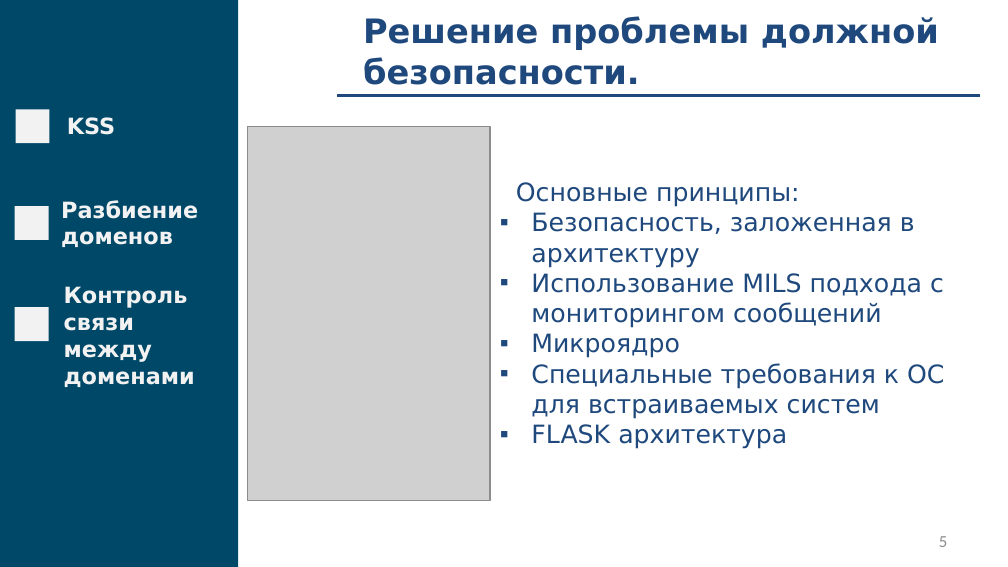
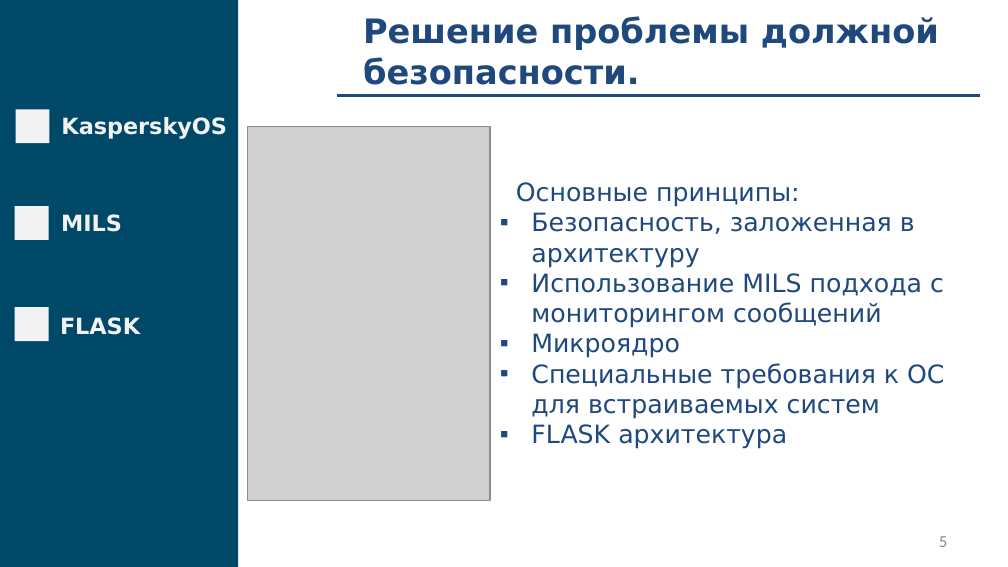
Before and after one commit to fanglores/Gagarin-2022, a slide deck: slide 5 of doc/Presentation.pptx. Drawn at 1008x567 pixels with LibreOffice and Linux fonts; fonts in the diff are those of the drawing; grey boxes stand for pictures. Boxes give left, top, right and bottom in pixels: in the first picture for what was removed or moved away, otherwise in the second. Text is boxed around its words. In the diff, an @@ line names an element or a change of style, - is before the commit and + after.

```diff
--- a/doc/Presentation.pptx
+++ b/doc/Presentation.pptx
@@ text at box(61, 117, 227, 139): text changed @@
-KSS
+KasperskyOS
@@ text at box(61, 214, 122, 232): text changed @@
-Разбиение доменов
+MILS
@@ text at box(60, 317, 140, 335): text changed @@
-Контроль связи между доменами
+FLASK
```
Also in this commit, not shown: 7 other slides changed, 1 slide added.
